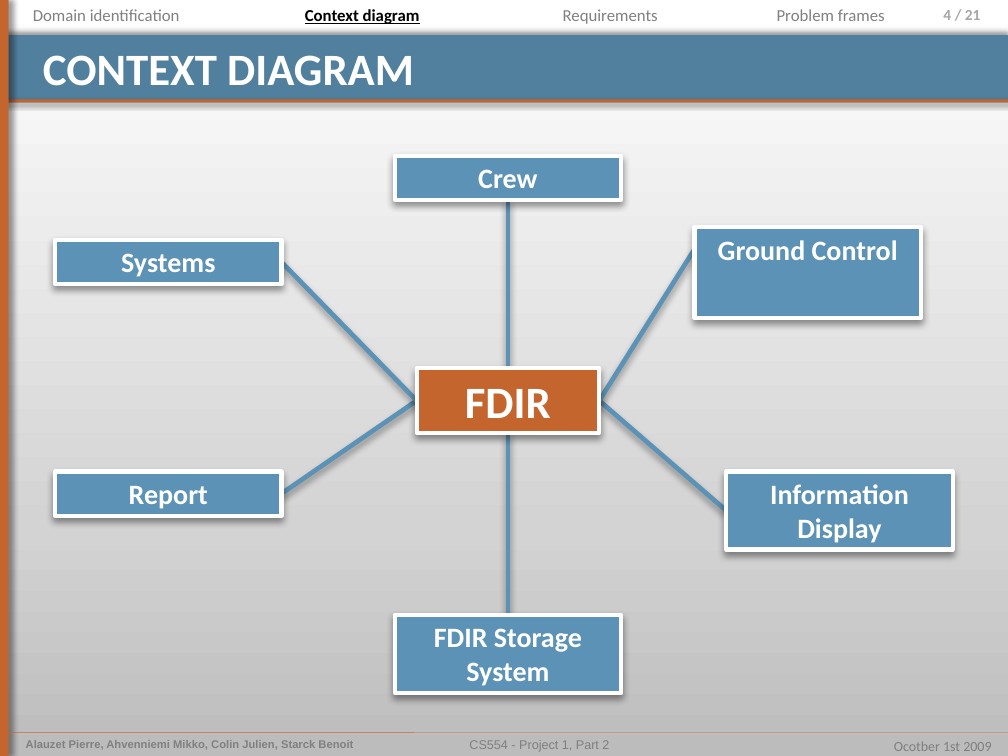
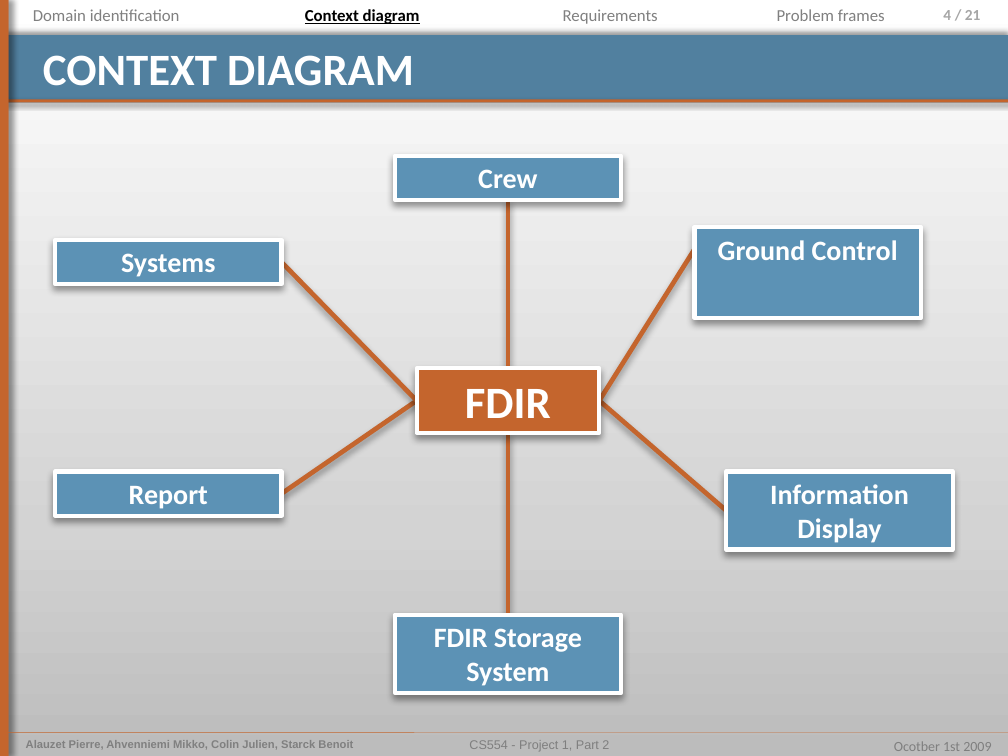
Before and after one commit to pierrealauzet/euroteam, a slide deck: slide 4 of Project 1/Part 2/CS554_EuroTeam_Problem_Frames.pptx. Drawn at 1008x756 pixels with LibreOffice and Linux fonts; fonts in the diff are those of the drawing. Boxes give left, top, right and bottom in pixels: in the first picture for what was removed or moved away, otherwise in the second. Text is boxed around its words. In the diff, an @@ line names an element or a change of style, - is before the commit and + after.

```diff
--- a/Project 1/Part 2/CS554_EuroTeam_Problem_Frames.pptx
+++ b/Project 1/Part 2/CS554_EuroTeam_Problem_Frames.pptx
@@ line (508, 200) - (508, 369): stroke #5C92B5 3.35 pt to #C4652D 3.35 pt @@
@@ line (281, 262) - (416, 400): stroke #5C92B5 3.35 pt to #C4652D 3.35 pt @@
@@ line (695, 249) - (599, 400): stroke #5C92B5 3.35 pt to #C4652D 3.35 pt @@
@@ line (281, 494) - (416, 400): stroke #5C92B5 3.35 pt to #C4652D 3.35 pt @@
@@ line (599, 400) - (726, 511): stroke #5C92B5 3.35 pt to #C4652D 3.35 pt @@
@@ line (508, 615) - (508, 432): stroke #5C92B5 3.35 pt to #C4652D 3.35 pt @@
```
Also in this commit, not shown: 15 other slides changed, 1 slide added, 1 other file.
